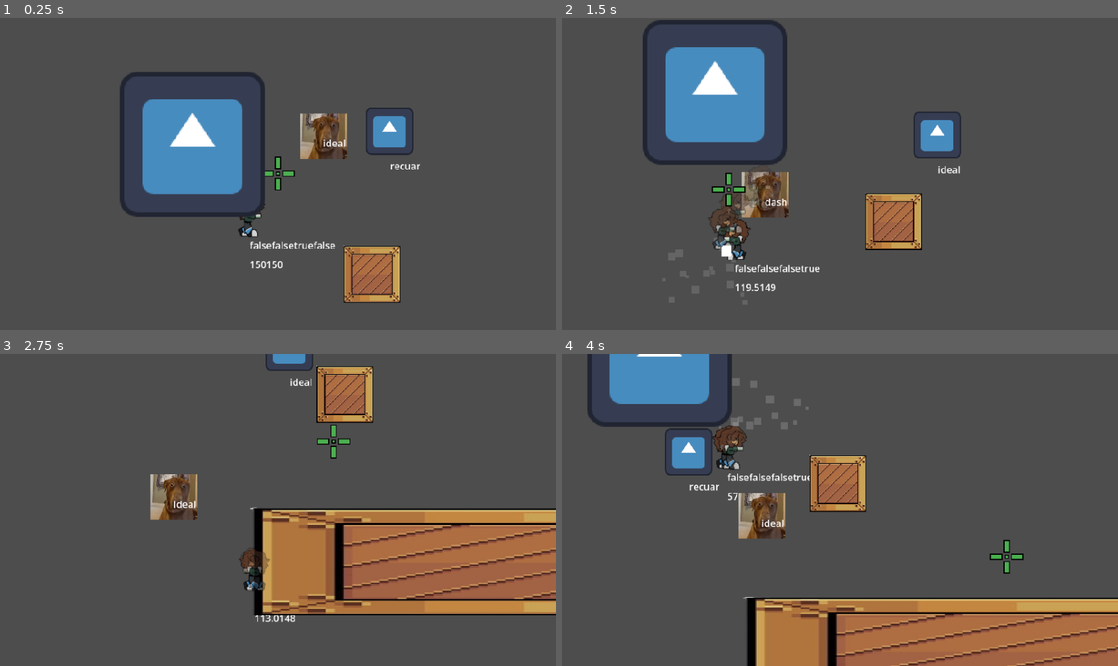
Above: before the commit, frames 1-4 (two rows, left to right).
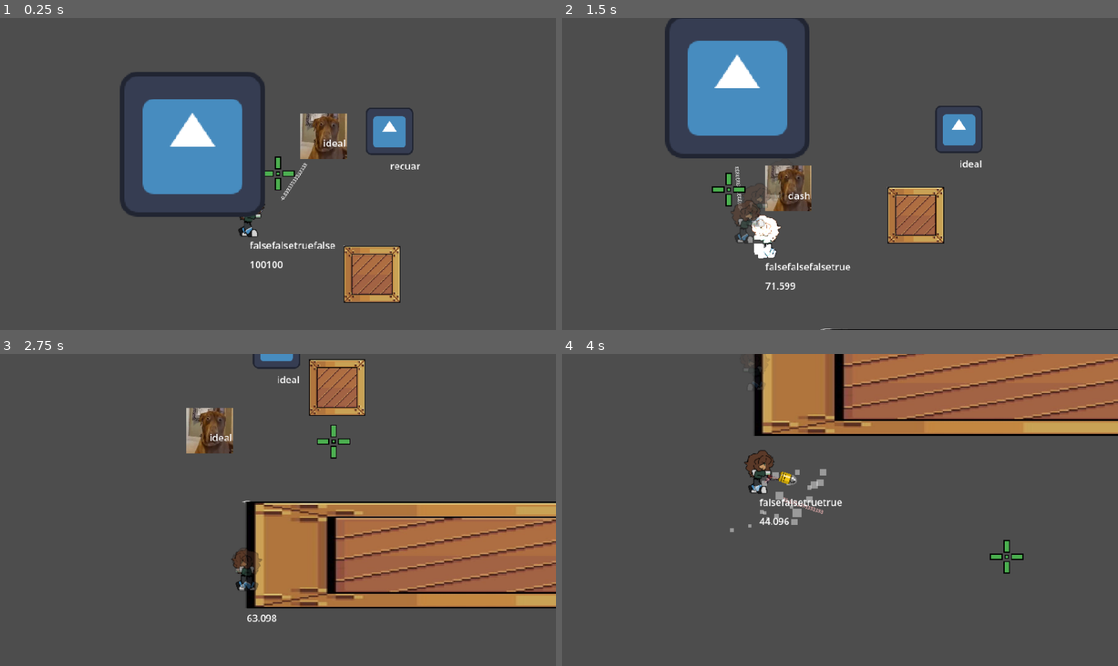
Above: after the commit, the same moments.

Repository: mathkkj/ROGUENAVE
Game: Godot game, scene res://cenas_tscn/cena.tscn
Two runs of this game, one before a commit and one after it. Both use one fixed random seed, a clock stepped at 60 frames per second and the inputs below. The engine's default icon, where the game draws it, is replaced by a stand-in: a white triangle on a blue panel in a dark square.
Inputs (mouse positions are in pixels of both pictures, inside the frame that each line leads up to):
- Up to frame 1 (0.25 s): no input
- Up to frame 2 (1.5 s): move the mouse to (962, 158) at 0.52 s; hold D (direita) 0.53-1.28 s; tap E (dash) at 0.6 s; click (962, 158) at 0.67 s; move the mouse to (728, 189) at 1.27 s; hold Down (baixo) from 1.28 s (still down); click (728, 189) at 1.35 s
- Up to frame 3 (2.75 s): tap E (dash) at 1.55, 2.1 s; move the mouse to (333, 441) at 2.02 s; release Down (baixo) at 2.03 s; hold D (direita) from 2.03 s (still down)
- Up to frame 4 (4 s): move the mouse to (812, 572) at 2.77 s; release D (direita) at 2.78 s; hold Up (cima) 2.78-3.53 s; tap E (dash) at 2.85, 3.8 s; click (812, 572) at 2.92 s; move the mouse to (1006, 556) at 3.52 s; press the mouse at (1006, 556) at 3.53 s; hold A (esquerda) from 3.53 s (still down)

The runs differ from the first frame. In frame 1, 0.1% of the frame differs, in the area x 46-56%, y 46-81%; in frame 2, 13%; in frame 3, 16%; in frame 4, 41%, in the area x 4-100%, y 0-100%.

Commit message:
particula a mais quando vc destroi um projetil de algum inimigo

Diff:
--- a/cenas_tscn/cena.tscn
+++ b/cenas_tscn/cena.tscn
@@ -42,7 +42,6 @@
 position = Vector2(-97, 165)
 camera = NodePath("../Camera2D")
 dash_vel = 1000.0
-classe_personagem = 1
 duracao_golpe = 0.25
 forca_golpe = 500.0
 
--- /dev/null
+++ b/cenas_tscn/inimigos_tscn/explosao_destruiacao_bala.tscn
@@ -0,0 +1,23 @@
+[gd_scene format=3 uid="uid://dk2h0j575n346"]
+
+[ext_resource type="Script" uid="uid://dl3mrvveveu18" path="res://codigo_gd/inimigo_gd/explosao_destruiacao_bala.gd" id="1_rmfvw"]
+
+[sub_resource type="Curve" id="Curve_ug3rk"]
+_limits = [0.0, 8.0, 0.0, 1.0]
+_data = [Vector2(0, 8), 0.0, 0.0, 0, 0, Vector2(1, 0), 0.0, 0.0, 0, 0]
+point_count = 2
+
+[node name="explosao_destruiacao_bala" type="Node2D" unique_id=1200398423]
+script = ExtResource("1_rmfvw")
+
+[node name="CPUParticles2D" type="CPUParticles2D" parent="." unique_id=1631290075]
+emitting = false
+amount = 16
+lifetime = 0.5
+one_shot = true
+explosiveness = 1.0
+spread = 180.0
+gravity = Vector2(0, 0)
+initial_velocity_min = 50.0
+initial_velocity_max = 100.0
+scale_amount_curve = SubResource("Curve_ug3rk")
--- /dev/null
+++ b/codigo_gd/inimigo_gd/explosao_destruiacao_bala.gd
@@ -0,0 +1,6 @@
+extends Node2D
+
+@onready var particula = get_node("CPUParticles2D")
+
+func _ready() -> void:
+	particula.emitting = true
--- a/codigo_gd/inimigo_meele.gd
+++ b/codigo_gd/inimigo_meele.gd
@@ -120,4 +120,4 @@
 
 func _on_hurtbox_body_exited(body: Node2D) -> void:
 	if body.is_in_group("jogador") and estado_ataque != ESTADOS_ATAQUE.DASH:
-		estado_ataque = ESTADOS_ATAQUE.IDEAL
+		estado_ataque = ESTADOS_ATAQUE.ATACANDO
--- a/codigo_gd/projetil_inimigo.gd
+++ b/codigo_gd/projetil_inimigo.gd
@@ -3,19 +3,25 @@
 
 var direcao = Vector2.RIGHT
 var speed = 800
-signal projetil_inimigo_encostou_dash
+@onready var particula_cena = preload("res://cenas_tscn/inimigos_tscn/explosao_destruiacao_bala.tscn")
+
+#signal projetil_inimigo_encostou_dash
 func _physics_process(delta: float) -> void:
 	position += direcao.normalized() * speed * delta
 
 
 func _on_body_entered(body: Node2D) -> void:
-	if body.is_in_group("arma"):
-		queue_free()
+	if body.is_in_group("arma_multimidia"):
+
+		var particula = particula_cena.instantiate()
+		particula.position = global_position
+		get_tree().current_scene.add_child(particula)
+
+		print(particula)
 		return
 
 	if body.is_in_group("jogador") and body.has_method("perder_vida") and body.pode_dash:
 		body.perder_vida(1, direcao, 900)
-		queue_free()
 		return
 	if body.is_in_group("jogador") and body.has_method("perder_vida") and not body.pode_dash:
 		body.z_index = 1
@@ -28,6 +34,10 @@
 
 
 func _on_area_entered(area: Area2D) -> void:
-	if area.is_in_group("arma"):
+	if area.is_in_group("arma_multimidia"):
+		var particula = particula_cena.instantiate()
+		particula.position = global_position
+		get_tree().current_scene.add_child(particula)
+		print(particula)
 		queue_free()
 		return
Not shown, added: codigo_gd/inimigo_gd/explosao_destruiacao_bala.gd.uid
